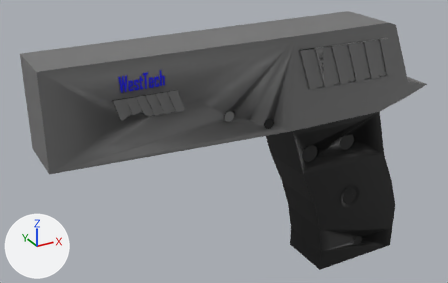
Before and after pictures for a commit that changed the FBX model Assets/Models/WestTechTN90Pistol.fbx.
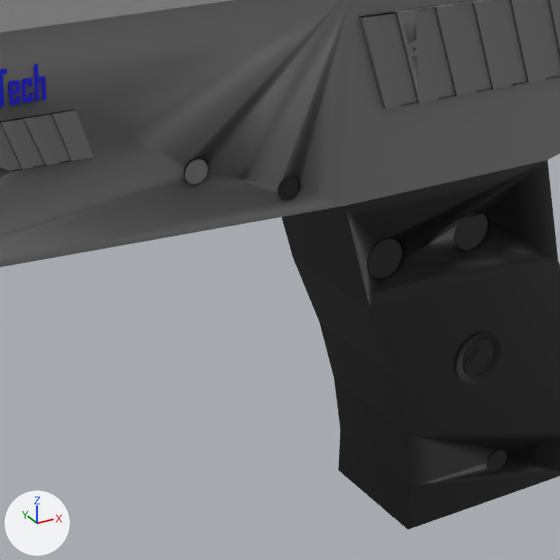
Each version is shown whole from a camera (50 mm lens) standing at (-0.221, -0.483, 0.23) and looking at (-0.065, -0.199, 0.088), then close up on the part from 32% to 86% of the width and 15% to 100% of the height. The lights are fixed; the arrows at lower left show +X, +Y and +Z. Where no turn or scale is listed for an object, it has been applied to the vertices.

In view in the first close-up: 'Pistol'.
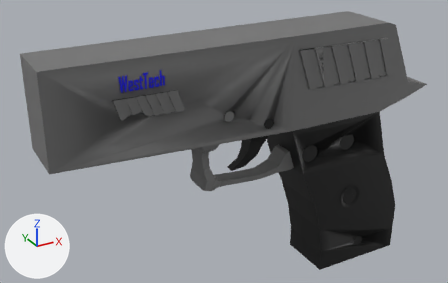
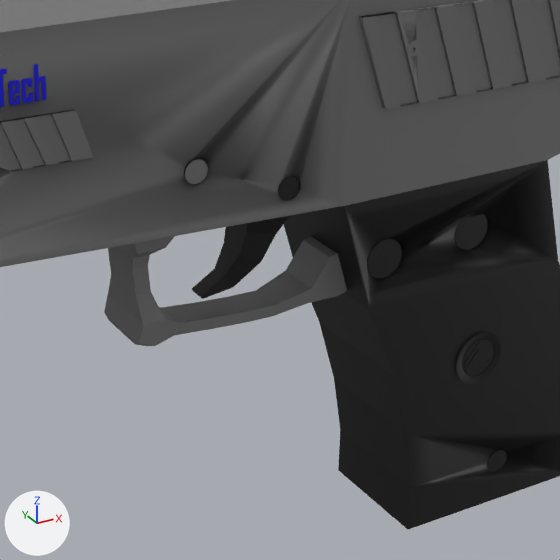
Boxes (x1, y1, x2, y2) around the edits, measured in the close-ups (560 x 560 px):
'Trigger', added (black)
    after: (192, 215, 291, 299)
part 1 of me_circle, added
    after: (104, 236, 347, 346)

Edits to the bpy script that builds the scene:
```text
Add mat_material_011:
    mat_material_011 = principled_material('Material.011')
    mat_material_011.base_color = (0.0, 0.0, 0.0)  # black #000000
Change me_circle:
    used by ob_pistol; location = (-0.0791, -0.2128, 0.1173)
    remove me_circle.from_pydata(...)  # 3230 vertices, 3190 faces; spans x -0.09..0.138, y -0.017..0.021, z -0.117..0.035
    add me_circle.from_pydata(...)  # 3290 vertices, 3248 faces; spans x -0.09..0.138, y -0.017..0.021, z -0.117..0.035
    me_circle part 1: a new loose piece of 60 vertices spanning x -0.013..0.05, y -0.014..0.016, z -0.048..-0.014
Add me_cube_001:
    me_cube_001.from_pydata(...)  # 28 vertices, 26 faces; spans x -6.21..5.26, y -2.7..2.7, z -5.41..5.78
    me_cube_001.materials.append(mat_material_011)  # black #000000
Add ob_trigger:
    ob_trigger = bpy.data.objects.new('Trigger', me_cube_001)
    ob_trigger.location = (-0.0561, -0.2119, 0.0904)
    ob_trigger.scale = (-0.00235, -0.00235, -0.00235)
```
